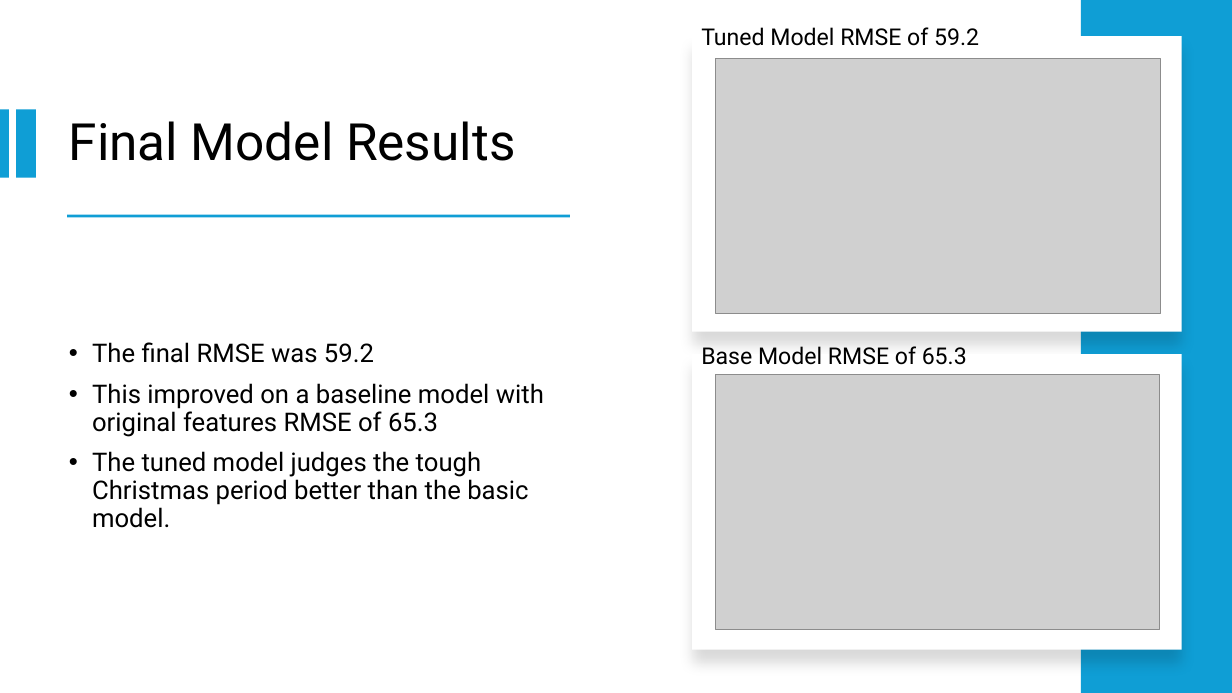
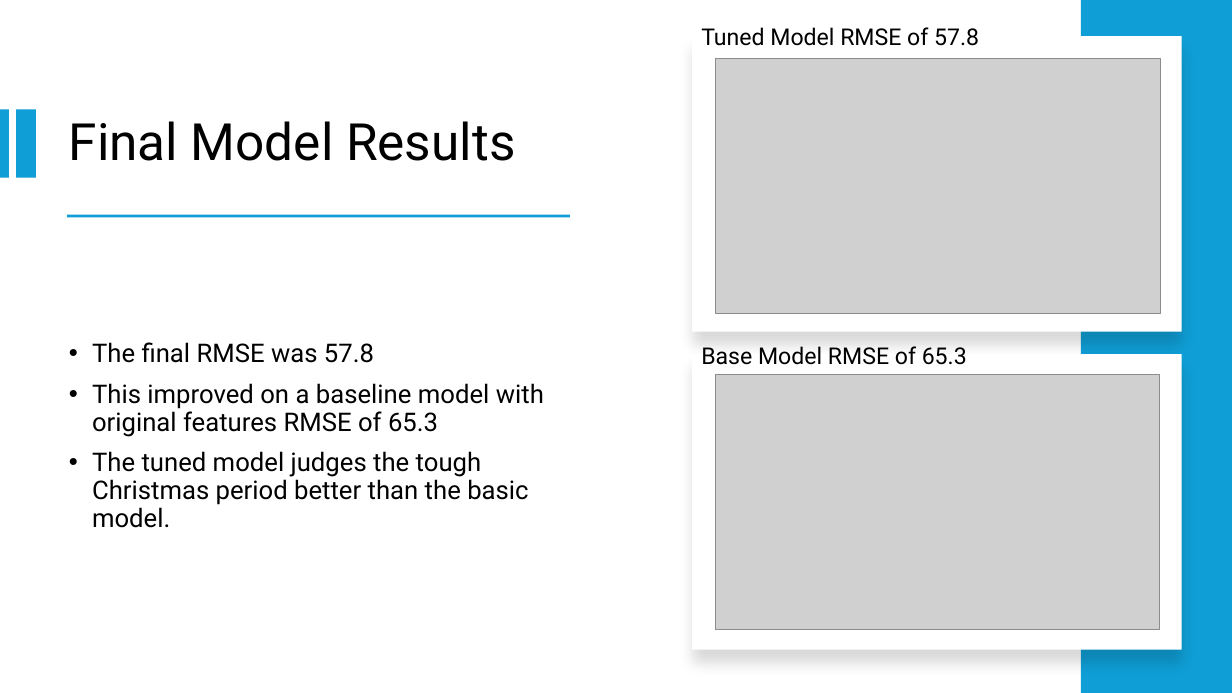
Before and after one commit to lrcode97/bike_demand_2025, a slide deck: slide 14 of presentation.pptx. Drawn at 1232x693 pixels with LibreOffice and Linux fonts; fonts in the diff are those of the drawing; grey boxes stand for pictures. Boxes give left, top, right and bottom in pixels: in the first picture for what was removed or moved away, otherwise in the second. Text is boxed around its words. In the diff, an @@ line names an element or a change of style, - is before the commit and + after.

```diff
--- a/presentation.pptx
+++ b/presentation.pptx
@@ text at (x1=701, y1=27, x2=979, y2=46): text changed @@
-Tuned Model RMSE of 59.2
+Tuned Model RMSE of 57.8
@@ text at (x1=92, y1=342, x2=374, y2=363): text changed @@
-• The final RMSE was 59.2
+• The final RMSE was 57.8
```
Also in this commit, not shown: 3 other slides changed, 1 slide added, 4 other files.
